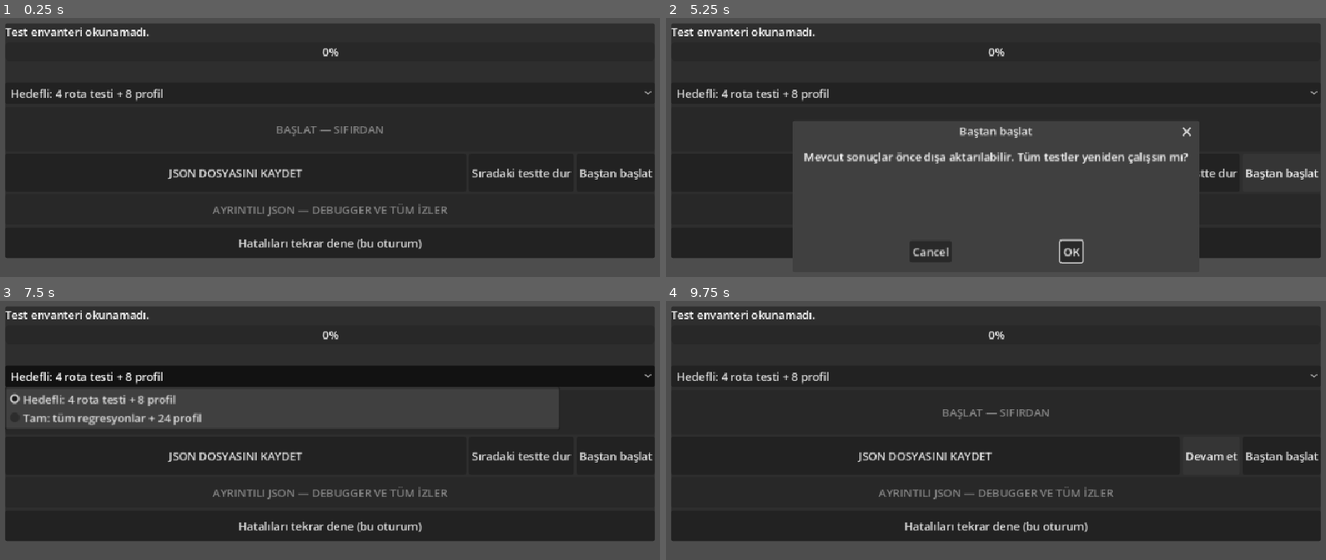
Above: before the commit, frames 1-4 (two rows, left to right).
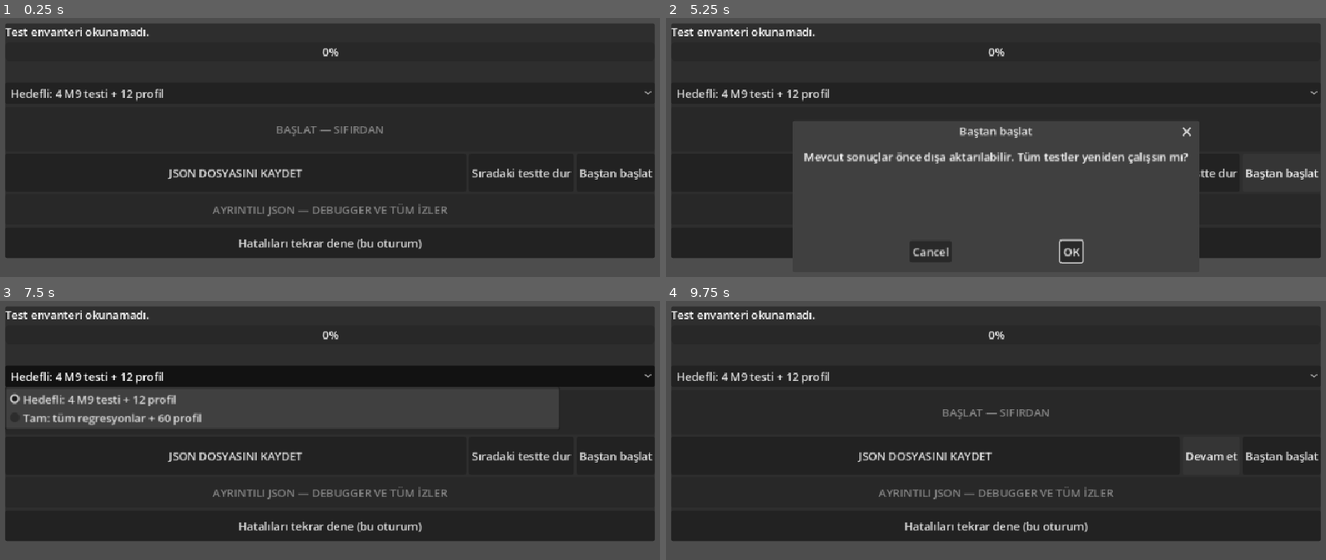
Above: after the commit, the same moments.

Repository: mehmetdem2005/FareOyunu
Game: Godot game, scene res://main.tscn
Same seed, same stepped clock (60 frames per second), same inputs: the game is played once before the commit and once after it.
Inputs (mouse positions are in pixels of both pictures, inside the frame that each line leads up to):
- Up to frame 1 (0.25 s): no input
- Up to frame 2 (5.25 s): click (996, 93) at 0.5 s, where only the run before the commit has a clickable "Hedefli: 4 rota testi + 8 pro…"; click (996, 93) at 1.25 s, where only the run after the commit has a clickable "Hedefli: 4 M9 testi + 12 prof…"; click "JSON DOSYASINI KAYDET" at 2 s; click "Sıradaki testte dur" at 2.75 s; click "JSON DOSYASINI KAYDET" at 3.5 s; click "Devam et" at 4.25 s; click "Baştan başlat" at 5 s
- Up to frame 3 (7.5 s): click "OK" at 5.75 s; click "Hatalıları tekrar dene (bu ot…" at 6.5 s; click (330, 376) at 7.25 s, where only the run before the commit has a clickable "Hedefli: 4 rota testi + 8 pro…"
- Up to frame 4 (9.75 s): click (996, 376) at 8 s, where only the run after the commit has a clickable "Hedefli: 4 M9 testi + 12 prof…"; click "JSON DOSYASINI KAYDET" at 8.75 s; click "Sıradaki testte dur" at 9.5 s

The runs differ from the first frame. In frame 1, 0.3% of the frame differs, in the area x 9-25%, y 27-33%; in frame 2, 0.3%; in frame 3, 0.6%, in the area x 9-27%, y 27-47%; in frame 4, 0.3%.

Commit message:
M10 candidate: pin M9 integration, paired cache/hybrid profiles and separate observer block

Diff:
--- a/tools/terraforge_android_suite/project/runner.gd
+++ b/tools/terraforge_android_suite/project/runner.gd
@@ -77,7 +77,7 @@
     _report = {}
     _progress.max_value = _names.size()
     _progress.value = 0
-    _status.text = "TerraForge I2 • Hazır"
+    _status.text = "TerraForge M10 • Hazır"
     _detail.text = "0/%d | Başlat'a bas. Eski kayıtlar yüklenmez." % _names.size()
     _start.disabled = false
     _copy.disabled = true
@@ -144,8 +144,8 @@
     _report["session_id"] = token
     _report["suite_mode"] = "ci" if _ci else _selected_suite
     _report["terrain_tree"] = _inventory.get("terrain_tree","")
-    _report["planned_profiles"] = 24 if _profile_smoke else (0 if _ci else (8 if _selected_suite=="quick" else 24))
-    _report["qualification_note"] = "Quick is screening only; full adds repeated profiles, not a 30-minute soak or OS lifecycle proof."
+    _report["planned_profiles"] = 0 if _ci and not _profile_smoke else _profile_plan(_selected_suite=="full").size()
+    _report["qualification_note"] = "Quick is screening only. Full has 56 paired timing profiles plus four separate observer profiles; soak and actual OS lifecycle remain separate open gates."
     if not _logger_installed:
         OS.add_logger(_log)
         _logger_installed = true
@@ -185,7 +185,7 @@
     var v := VBoxContainer.new()
     panel.add_child(v)
     _status = Label.new()
-    _status.text = "TerraForge I2 • manuel başlangıç"
+    _status.text = "TerraForge M10 • manuel başlangıç"
     _status.autowrap_mode = TextServer.AUTOWRAP_WORD_SMART
     v.add_child(_status)
     _progress = ProgressBar.new()
@@ -195,8 +195,8 @@
     _detail.autowrap_mode = TextServer.AUTOWRAP_WORD_SMART
     v.add_child(_detail)
     _suite_choice=OptionButton.new()
-    _suite_choice.add_item("Hedefli: 4 rota testi + 8 profil")
-    _suite_choice.add_item("Tam: tüm regresyonlar + 24 profil")
+    _suite_choice.add_item("Hedefli: 4 M9 testi + 12 profil")
+    _suite_choice.add_item("Tam: tüm regresyonlar + 60 profil")
     _suite_choice.select(0)
     _suite_choice.item_selected.connect(_select_suite)
     v.add_child(_suite_choice)
@@ -523,35 +523,40 @@
         if _profile_smoke:
             if not complete:
                 failures+=1
-            var expected_arms: Array[String]=["F","I-G cropped","I-G cropped","F","I-H cropped","F","F","I-H cropped","I-G cropped","F","F","I-G cropped","F","I-H cropped","I-H cropped","F","F","I-G cropped","I-G cropped","F","I-H cropped","F","F","I-H cropped"]
+            var expected_plan: Array[Dictionary]=_profile_plan(true)
             var snapshot: String=""
             var settings_reference: Dictionary={}
             var counts: Dictionary={}
             var index: int=0
             for profile in _report["profiles"]:
-                if index>=expected_arms.size() or profile.get("comparison_arm","")!=expected_arms[index] or profile.get("sequence_index",0)!=index+1 or profile.get("error",FAILED)!=OK or profile.get("frame_interval_ms",{}).get("count",0)<=0 or profile.get("mesh_builds",0)<=0 or profile.get("worker_errors",-1)!=0:
+                if index>=expected_plan.size():
                     failures+=1
-                var arm: String=str(profile.get("comparison_arm",""))
-                counts[arm]=int(counts.get(arm,0))+1
+                    break
+                var spec: Dictionary=expected_plan[index]
+                var arm: String=str(spec["arm"])
                 var settings: Dictionary=profile.get("settings",{}).duplicate(true)
                 var expected_mode: int=4 if arm=="F" else 7
                 var expected_effective: int=4 if arm=="F" else (5 if arm=="I-G cropped" else 6)
-                if profile.get("comparison_block",0)!=int(index/4)+1 or settings.get("sampling_strategy",-1)!=expected_mode or settings.get("effective_sampling_strategy",-1)!=expected_effective or settings.get("hybrid_scalar_sampling")!=(arm!="F") or settings.get("hybrid_topology_cache")!=(arm=="I-H cropped") or settings.get("hybrid_cropped_halo")!=(arm!="F") or profile.get("route","")!="normalized_sine_v1" or profile.get("requested_seconds",0)!=5.0 or float(profile.get("actual_stream_seconds",0))<5.0 or profile.get("index_format","")!="TFM2" or profile.get("first_focus_collision_ms_from_open_start")==null:
+                if profile.get("comparison_arm","")!=arm or profile.get("sequence_index",0)!=index+1 or profile.get("comparison_block",0)!=spec["block"] or profile.get("comparison_page_cap",0)!=spec["pages"] or profile.get("diagnostic_observer_block",null)!=spec["diagnostic"] or profile.get("error",FAILED)!=OK or profile.get("frame_interval_ms",{}).get("count",0)<=0 or profile.get("mesh_builds",0)<=0 or profile.get("worker_errors",-1)!=0:
+                    failures+=1
+                if settings.get("sampling_strategy",-1)!=expected_mode or settings.get("effective_sampling_strategy",-1)!=expected_effective or settings.get("hybrid_scalar_sampling")!=(arm!="F") or settings.get("hybrid_topology_cache")!=(arm=="I-H cropped") or settings.get("hybrid_cropped_halo")!=(arm!="F") or settings.get("page_limit",0)!=spec["pages"] or settings.get("publication_micro",null)!=spec["observer"] or settings.get("pump_micro",null)!=spec["observer"] or profile.get("route","")!="normalized_sine_v1" or profile.get("requested_seconds",0)!=5.0 or float(profile.get("actual_stream_seconds",0))<5.0 or profile.get("index_format","")!="TFM2" or profile.get("first_focus_collision_ms_from_open_start")==null:
                     failures+=1
                 var current_snapshot: String=str(profile.get("snapshot_id",""))
                 if index==0:
                     snapshot=current_snapshot
                 if current_snapshot.is_empty() or current_snapshot!=snapshot:
                     failures+=1
-                for key in ["sampling_strategy","effective_sampling_strategy","hybrid_scalar_sampling","hybrid_topology_cache","hybrid_cropped_halo"]:
+                for key in ["sampling_strategy","effective_sampling_strategy","hybrid_scalar_sampling","hybrid_topology_cache","hybrid_cropped_halo","page_limit","publication_micro","pump_micro"]:
                     settings.erase(key)
                 if index==0:
                     settings_reference=settings
                 elif settings!=settings_reference:
                     failures+=1
-                print("ANDROID_PROFILE_SMOKE_ARM ",JSON.stringify({"index":index+1,"arm":arm,"block":profile.get("comparison_block"),"mesh_builds":profile.get("mesh_builds"),"frame_samples":profile.get("frame_interval_ms",{}).get("count"),"stream_seconds":profile.get("actual_stream_seconds")}))
+                var label: String=str(spec["code"])
+                counts[label]=int(counts.get(label,0))+1
+                print("ANDROID_PROFILE_SMOKE_ARM ",JSON.stringify({"index":index+1,"arm":arm,"pages":spec["pages"],"block":spec["block"],"observer":spec["observer"],"diagnostic":spec["diagnostic"],"mesh_builds":profile.get("mesh_builds"),"frame_samples":profile.get("frame_interval_ms",{}).get("count"),"stream_seconds":profile.get("actual_stream_seconds")}))
                 index+=1
-            if index!=24 or counts!={"F":12,"I-G cropped":6,"I-H cropped":6} or not _report["diagnostic_integrity"].get("recorded_evidence_complete",false):
+            if index!=60 or counts!={"0":12,"1":14,"2":8,"3":8,"4":8,"5":8,"6":2} or not _report["diagnostic_integrity"].get("recorded_evidence_complete",false):
                 failures+=1
             var destination: String=_run_dir.path_join("profile_smoke_export.json")
             if not _write_diagnostics(destination):
@@ -774,6 +779,33 @@
     var saved:bool=_store_detail(path,{"capture":captured,"scope":scope})
     _report["diagnostic_scopes"].append({"name":scope,"details":path,"detail_saved":saved,"diagnostic_complete":capture …(265 unchanged characters)…
 
+# Frozen paired profile schedule. 0/1 F16/32, 2/3 I-G16/32, 4/5 I-H16/32.
+# 6 is F32 with observers, never counted as a normal timing arm.
+func _profile_plan(full: bool) -> Array[Dictionary]:
+    var pairs: Array = [[0,1],[1,3],[1,5]]
+    if full:
+        pairs=[[0,1],[2,3],[4,5],[0,2],[0,4],[1,3],[1,5]]
+    var plan: Array[Dictionary]=[]
+    var block: int=0
+    for pass_index in range(2 if full else 1):
+        for pair_index in range(pairs.size()):
+            var pair: Array=pairs[pair_index if pass_index==0 else pairs.size()-1-pair_index]
+            var a: int=pair[0]
+            var b: int=pair[1]
+            block+=1
+            var order: Array[int]=[a,b,b,a] if pass_index==0 else [b,a,a,b]
+            for code in order:
+                plan.append(_profile_spec(code,block,false))
+    if full:
+        block+=1
+        for code in [1,6,6,1]:
+            plan.append(_profile_spec(code,block,true))
+    return plan
+
+func _profile_spec(code: int,block: int,diagnostic: bool) -> Dictionary:
+    var arm: String="F" if code<2 or code==6 else ("I-G cropped" if code<4 else "I-H cropped")
+    return {"arm":arm,"pages":32 if code==6 or code%2==1 else 16,"observer":code==6,"diagnostic":diagnostic,"block":block,"code":code}
+
 func _run_profiles() -> void:
     # Independent visible camera/terrain rendering, same fixture and AB-style order.
     _phase="profiles"
@@ -808,22 +840,24 @@
     for child in p.get_children():
         if child is CanvasLayer:
             child.visible=false
-    # 0=F, 1=I-G cropped, 2=I-H cropped. Each block compares F/candidate.
-    var order: Array[int]=[0,1,1,0,2,0,0,2]
-    if _selected_suite=="full":
-        order.assign([0,1,1,0,2,0,0,2,1,0,0,1,0,2,2,0,0,1,1,0,2,0,0,2])
+    var order: Array[Dictionary]=_profile_plan(_selected_suite=="full")
     for i in range(order.size()):
         if i<_report["profiles"].size():
             continue
         while _paused or _export_dialog_open:
             await get_tree().process_frame
-        _status.text="Gerçek render profili %d/%d • yapı %d" % [i+1,order.size(),order[i]]
+        var spec: Dictionary=order[i]
+        var arm: String=spec["arm"]
+        _status.text="Gerçek render profili %d/%d • %s / %d sayfa" % [i+1,order.size(),arm,spec["pages"]]
         _report["active_profile"]=str(i+1)
         _save()
-        p.sampling_strategy=4 if order[i]==0 else 7
-        p.hybrid_scalar_sampling=order[i]!=0
-        p.hybrid_topology_cache=order[i]==2
-        p.hybrid_cropped_halo=order[i]!=0
+        p.page_limit=spec["pages"]
+        p.sampling_strategy=4 if arm=="F" else 7
+        p.hybrid_scalar_sampling=arm!="F"
+        p.hybrid_topology_cache=arm=="I-H cropped"
+        p.hybrid_cropped_halo=arm!="F"
+        p.observe_publication_micro=spec["observer"]
+        p.observe_pump_micro=spec["observer"]
         # Profile scene retains at most eight reports. The runner owns the
         # cumulative report; clear only its internal history before each run.
         p._reports.clear()
@@ -838,8 +872,10 @@
             break
         var data: Dictionary=p._reports.back().duplicate(true)
         data["sequence_index"]=i+1
-        data["comparison_arm"]=["F","I-G cropped","I-H cropped"][order[i]]
-        data["comparison_block"]=int(i/4)+1
+        data["comparison_arm"]=arm
+        data["comparison_block"]=spec["block"]
+        data["comparison_page_cap"]=spec["pages"]
+        data["diagnostic_observer_block"]=spec["diagnostic"]
         data["diagnostic_material"]=false
         if data.get("error",FAILED)!=OK or data.get("frame_interval_ms",{}).get("count",0)<=0:
             _report["profile_interruptions"].append("profile failed or no frame samples "+str(i+1))
Not shown, changed: addons/terra_forge/HANDOFF_START_HERE_TR.md
Not shown, changed: addons/terra_forge/tests/run_all.sh
